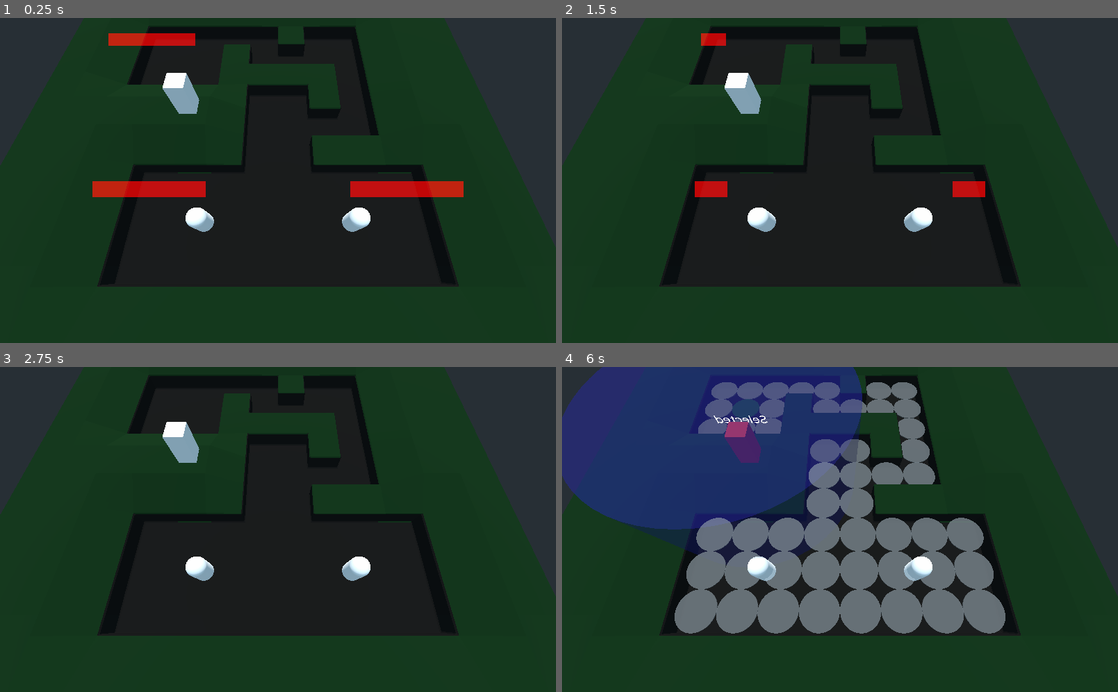
Above: before the commit, frames 1-4 (two rows, left to right).
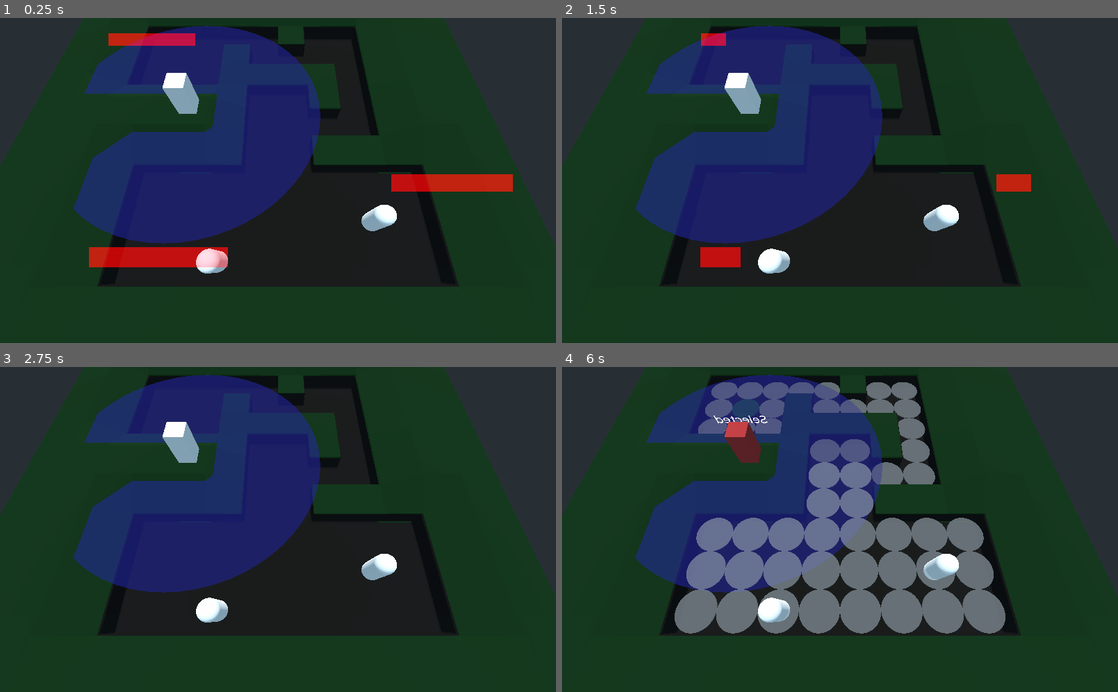
Above: after the commit, the same moments.

Repository: rubenMiller/rwu-spieleentwicklung-project
Game: Godot game, scene res://levels/pathfinding.tscn
Two runs of this game, one before a commit and one after it. Both use one fixed random seed, a clock stepped at 60 frames per second and the inputs below.
Inputs (mouse positions are in pixels of both pictures, inside the frame that each line leads up to):
- Up to frame 1 (0.25 s): no input
- Up to frame 2 (1.5 s): tap Enter (ui_accept) at 0.5, 0.77 s; move the mouse to (962, 164) at 0.52 s; press the mouse at (962, 164) at 0.53 s; move the mouse to (728, 196) at 1.27 s; release the mouse at (728, 196) at 1.28 s; click (728, 196) at 1.35 s
- Up to frame 3 (2.75 s): tap Enter (ui_accept) at 1.52 s; move the mouse to (333, 458) at 2.02 s; press the mouse at (333, 458) at 2.03 s
- Up to frame 4 (6 s): tap Enter (ui_accept) at 2.75, 3.02, 3.5, 3.77, 4.25, 4.52, 5, 5.75 s; move the mouse to (812, 594) at 2.77 s; release the mouse at (812, 594) at 2.78 s; click (812, 594) at 2.85 s; move the mouse to (1006, 578) at 3.52 s; press the mouse at (1006, 578) at 3.53 s; move the mouse to (673, 480) at 4.27 s; release the mouse at (673, 480) at 4.28 s; click (673, 480) at 4.35 s; move the mouse to (867, 529) at 5.02 s; press the mouse at (867, 529) at 5.03 s; move the mouse to (756, 448) at 5.77 s; release the mouse at (756, 448) at 5.78 s; click (756, 448) at 5.85 s

The runs differ from the first frame. In frame 1, 23% of the frame differs, in the area x 13-93%, y 2-79%; in frame 2, 22%; in frame 3, 21%; in frame 4, 20%.

Commit message:
changable_radius

Diff:
--- a/godot-files/Components/AttackComponent.gd
+++ b/godot-files/Components/AttackComponent.gd
@@ -1,13 +1,15 @@
 extends Node
 
 export var target_group_name := ""
+export (NodePath) var radius
 onready var reload_timer = $Reload_timer
 onready var health_bar = $Health_bar
-onready var radius = $radius
+
 
 var target_list = []
 
 func _ready():
+	radius = get_node(radius)
 	pass
 
 func _process(_delta):
@@ -22,16 +24,13 @@
 func shoot_first_target():
 	target_list[0].get_child(0).reduceHealth(1)
 
-func _on_radius_body_entered(body):
+func _on_Radius_Component_body_entered(body: Node) -> void:
 	print("I ",get_parent() , " detected in my Radius: ", target_group_name, body)
 	#print(body, " wants to attack: ", target_group_name, " body: ", body)
 	if body.is_in_group(target_group_name):
 		print("I ",get_parent() , " want to attack: ", target_group_name, body)
 		target_list.append(body)
 
-func _on_radius_body_exited(body):
-	if body.is_in_group(target_group_name):
-		target_list.erase(body)
-
-func change_radius_visibility():
-	radius.visible = not radius.visible
+func _on_Radius_Component_body_exited(body: Node) -> void:
+		if body.is_in_group(target_group_name):
+			target_list.erase(body)
--- a/godot-files/Components/AttackComponent.tscn
+++ b/godot-files/Components/AttackComponent.tscn
@@ -9,20 +9,6 @@
 [sub_resource type="GradientTexture" id=16]
 gradient = SubResource( 15 )
 width = 8
-
-[sub_resource type="SpatialMaterial" id=9]
-flags_transparent = true
-albedo_color = Color( 0.0705882, 0.0588235, 0.423529, 0.462745 )
-
-[sub_resource type="CylinderMesh" id=10]
-material = SubResource( 9 )
-top_radius = 12.0
-bottom_radius = 12.0
-height = 14.68
-
-[sub_resource type="CylinderShape" id=11]
-height = 0.001
-radius = 12.0
 
 [node name="Attack_component" type="Spatial"]
 script = ExtResource( 1 )
@@ -37,21 +23,3 @@
 pixel_size = 1.0
 billboard = 1
 texture = SubResource( 16 )
-
-[node name="radius" type="Area" parent="."]
-visible = false
-collision_layer = 2
-collision_mask = 2
-input_ray_pickable = false
-
-[node name="MeshInstance" type="MeshInstance" parent="radius"]
-transform = Transform( 1, 0, 0, 0, 1, 0, 0, 0, 1, 0, -2, 0 )
-layers = 2
-mesh = SubResource( 10 )
-
-[node name="CollisionShape" type="CollisionShape" parent="radius"]
-transform = Transform( 1, 0, 0, 0, 1, 0, 0, 0, 1, 0, -2, 0 )
-shape = SubResource( 11 )
-
-[connection signal="body_entered" from="radius" to="." method="_on_radius_body_entered"]
-[connection signal="body_exited" from="radius" to="." method="_on_radius_body_exited"]
--- /dev/null
+++ b/godot-files/Components/Radius_Component.gd
@@ -0,0 +1,12 @@
+extends Area
+
+export var radius := 5.0
+
+onready var collision_shape: CollisionShape = $CollisionShape
+onready var mesh_instance: MeshInstance = $MeshInstance
+
+func _ready() -> void:
+	mesh_instance.mesh.top_radius = radius
+	mesh_instance.mesh.bottom_radius = radius
+
+	collision_shape.shape.radius = radius
--- /dev/null
+++ b/godot-files/Components/Radius_Component.tscn
@@ -0,0 +1,34 @@
+[gd_scene load_steps=5 format=2]
+
+[ext_resource path="res://Components/Radius_Component.gd" type="Script" id=1]
+
+[sub_resource type="SpatialMaterial" id=9]
+flags_transparent = true
+albedo_color = Color( 0.0705882, 0.0588235, 0.423529, 0.462745 )
+
+[sub_resource type="CylinderMesh" id=10]
+resource_local_to_scene = true
+material = SubResource( 9 )
+top_radius = 12.0
+bottom_radius = 12.0
+height = 0.01
+
+[sub_resource type="CylinderShape" id=11]
+resource_local_to_scene = true
+height = 13.87
+radius = 13.0
+
+[node name="Radius_Component" type="Area"]
+collision_layer = 2
+collision_mask = 2
+input_ray_pickable = false
+script = ExtResource( 1 )
+
+[node name="MeshInstance" type="MeshInstance" parent="."]
+transform = Transform( 1, 0, 0, 0, 1, 0, 0, 0, 1, 0, -2, 0 )
+layers = 2
+mesh = SubResource( 10 )
+
+[node name="CollisionShape" type="CollisionShape" parent="."]
+transform = Transform( 1, 0, 0, 0, 1, 0, 0, 0, 1, 0, -2, 0 )
+shape = SubResource( 11 )
--- a/godot-files/Entities/Troop.gd
+++ b/godot-files/Entities/Troop.gd
@@ -5,7 +5,9 @@
 
 onready var attack_component: Spatial = $Attack_component
 onready var nav_component: Spatial = $Navigation_component
+onready var radius_component: Area = $Radius_Component
 onready var isSelected = false
+
 
 func _ready():
 	display_selected_unit()
@@ -18,7 +20,7 @@
 func _on_SelectionArea_selection_toggled(selection):
 	isSelected = selection
 	display_selected_unit()
-	attack_component.change_radius_visibility()
+	radius_component.visible = selection
 
 func display_selected_unit():
 	$Label3D.visible = isSelected
--- a/godot-files/Entities/Troop.tscn
+++ b/godot-files/Entities/Troop.tscn
@@ -8,6 +8,7 @@
 [ext_resource path="res://Components/HealthComponent.tscn" type="PackedScene" id=6]
 [ext_resource path="res://Components/AttackComponent.tscn" type="PackedScene" id=7]
 [ext_resource path="res://Components/Navigation_component.tscn" type="PackedScene" id=8]
+[ext_resource path="res://Components/Radius_Component.tscn" type="PackedScene" id=9]
 
 [sub_resource type="CapsuleShape" id=9]
 height = 3.0
@@ -66,5 +67,12 @@
 
 [node name="Navigation_component" parent="." instance=ExtResource( 8 )]
 
+[node name="Radius_Component" parent="." instance=ExtResource( 9 )]
+transform = Transform( 1, 0, 0, 0, 1, 0, 0, 0, 1, 0, 2, 0 )
+visible = false
+radius = 10.0
+
 [connection signal="i_am_dead" from="HealtComponent" to="." method="_on_HealtComponent_i_am_dead"]
 [connection signal="selection_toggled" from="SelectionArea" to="." method="_on_SelectionArea_selection_toggled"]
+[connection signal="body_entered" from="Radius_Component" to="Attack_component" method="_on_Radius_Component_body_entered"]
+[connection signal="body_exited" from="Radius_Component" to="Attack_component" method="_on_Radius_Component_body_exited"]
--- a/godot-files/Entities/troop_tower.gd
+++ b/godot-files/Entities/troop_tower.gd
@@ -4,6 +4,8 @@
 export var selectedMaterial: Material
 
 onready var attack_component: Spatial = $Attack_component
+#onready var radius_component: Area = $Radius_Component
+
 onready var isSelected = false
 
 func _ready():
@@ -12,7 +14,7 @@
 func _on_SelectionArea_selection_toggled(selection):
 	isSelected = selection
 	display_selected_unit()
-	attack_component.change_radius_visibility()
+	#radius_component.visible = selection
 
 func display_selected_unit():
 	$Label3D.visible = isSelected
--- a/godot-files/Entities/troop_tower.tscn
+++ b/godot-files/Entities/troop_tower.tscn
@@ -1,7 +1,8 @@
-[gd_scene load_steps=12 format=2]
+[gd_scene load_steps=13 format=2]
 
 [ext_resource path="res://Entities/troop_tower.gd" type="Script" id=1]
 [ext_resource path="res://Entities/SelectionArea.gd" type="Script" id=2]
+[ext_resource path="res://Components/Radius_Component.tscn" type="PackedScene" id=3]
 [ext_resource path="res://Art/fonts/Montserrat-Medium.ttf" type="DynamicFontData" id=5]
 [ext_resource path="res://Components/HealthComponent.tscn" type="PackedScene" id=6]
 [ext_resource path="res://Components/AttackComponent.tscn" type="PackedScene" id=7]
@@ -30,7 +31,7 @@
 script = ExtResource( 1 )
 
 [node name="HealtComponent" parent="." instance=ExtResource( 6 )]
-health = 2
+health = 3
 
 [node name="CollisionShape" type="CollisionShape" parent="."]
 transform = Transform( 1, 0, 0, 0, -4.37114e-08, -1, 0, 1, -4.37114e-08, 0, 0, 0 )
@@ -44,6 +45,7 @@
 
 [node name="SelectionArea" type="Area" parent="."]
 transform = Transform( 1, 0, 0, 0, -4.37114e-08, -1, 0, 1, -4.37114e-08, 0, 0, 0 )
+collision_layer = 2
 collision_mask = 0
 monitorable = false
 priority = 1.0
@@ -61,5 +63,10 @@
 "
 font = SubResource( 7 )
 
+[node name="Radius_Component" parent="." instance=ExtResource( 3 )]
+radius = 15.0
+
 [connection signal="i_am_dead" from="HealtComponent" to="." method="_on_HealtComponent_i_am_dead"]
 [connection signal="selection_toggled" from="SelectionArea" to="." method="_on_SelectionArea_selection_toggled"]
+[connection signal="body_entered" from="Radius_Component" to="Attack_component" method="_on_Radius_Component_body_entered"]
+[connection signal="body_exited" from="Radius_Component" to="Attack_component" method="_on_Radius_Component_body_exited"]
--- a/godot-files/levels/pathfinding.tscn
+++ b/godot-files/levels/pathfinding.tscn
@@ -36,10 +36,10 @@
 selectedMaterial = ExtResource( 11 )
 
 [node name="Sam" parent="Troops" instance=ExtResource( 1 )]
-transform = Transform( -1, 0, -8.74228e-08, 0, 1, 0, 8.74228e-08, 0, -1, 8, 3, -14 )
+transform = Transform( -1, 0, -8.74228e-08, 0, 1, 0, 8.74228e-08, 0, -1, 6, 4, -18 )
 
 [node name="Frodo" parent="Troops" instance=ExtResource( 1 )]
-transform = Transform( -1, 0, -8.74228e-08, 0, 1, 0, 8.74228e-08, 0, -1, -8, 3, -14 )
+transform = Transform( -1, 0, -8.74228e-08, 0, 1, 0, 8.74228e-08, 0, -1, -10, 4, -14 )
 
 [node name="tile_container" parent="." instance=ExtResource( 3 )]
 
Not shown: 1 places in godot-files/Components/AttackComponent.tscn that only renumber resources
Not shown: 1 places in godot-files/Entities/Troop.tscn that only renumber resources
